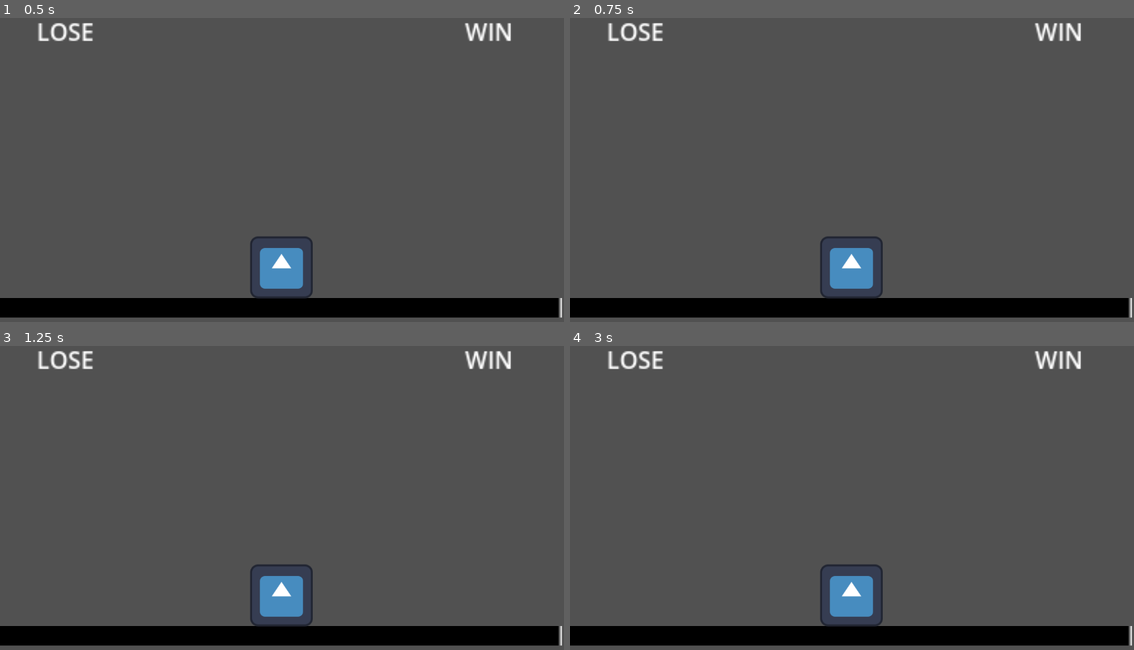
Above: before the commit, frames 1-4 (two rows, left to right).
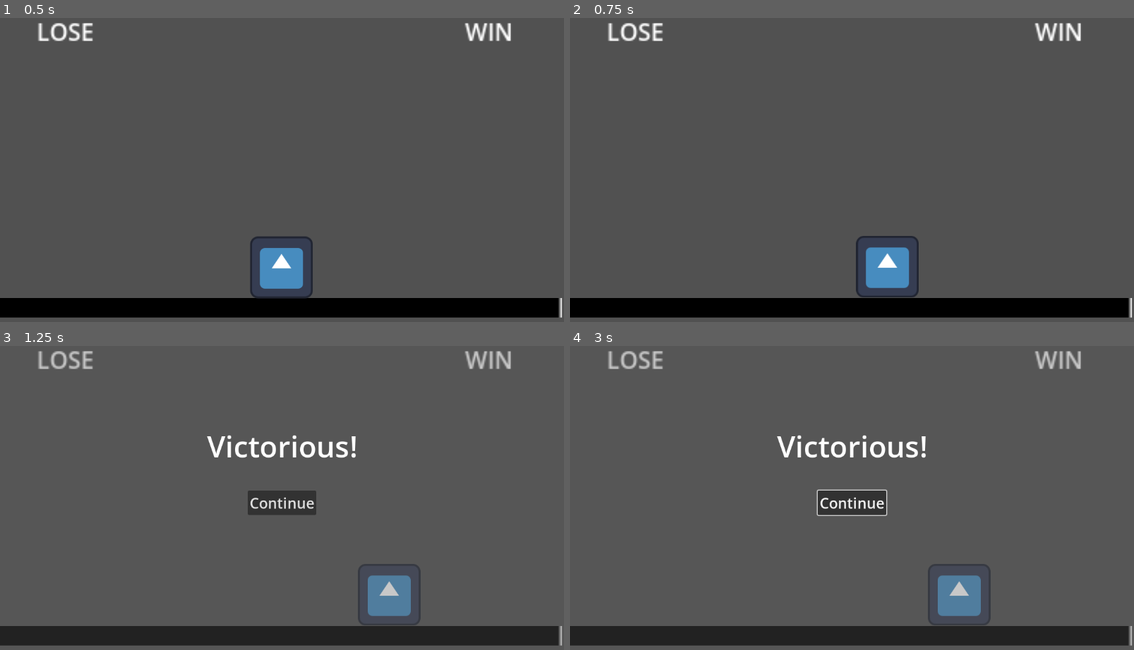
Above: after the commit, the same moments.

Repository: Yessix3/TalesFromDeep
Game: Godot game, scene res://maptree/dummyFight/dummyFight.tscn
Two runs of this game, one before a commit and one after it. Both use one fixed random seed, a clock stepped at 60 frames per second and the inputs below. This scene is started directly instead of the project's main scene. The engine's default icon, where the game draws it, is replaced by a stand-in: a white triangle on a blue panel in a dark square.
Inputs (mouse positions are in pixels of both pictures, inside the frame that each line leads up to):
- Up to frame 1 (0.5 s): no input
- Up to frame 2 (0.75 s): tap Enter at 0.5 s; move the mouse to (976, 157) at 0.52 s; hold Right (Right, bound only after the commit) from 0.53 s (still down); hold Mouse wheel down (scroll_down, bound only after the commit) from 0.53 s (still down); click (976, 157) at 0.67 s
- Up to frame 3 (1.25 s): keep holding Right (Right, bound only after the commit); keep holding Mouse wheel down (scroll_down, bound only after the commit); tap Space (jump) at 0.77 s; tap Mouse wheel up (scroll_up, bound only after the commit) at 0.8 s
- Up to frame 4 (3 s): release Right (Right, bound only after the commit) at 1.25 s; release Mouse wheel down (scroll_down, bound only after the commit) at 1.25 s; click (852, 501) at 1.25 s, where only the run after the commit has a clickable "Continue"; click (852, 501) at 2 s, where only the run after the commit has a clickable "Continue"; tap Space (jump) at 2.75 s; move the mouse to (739, 516) at 2.77 s; hold Right (Right, bound only after the commit) from 2.78 s (still down); tap Mouse wheel up (scroll_up, bound only after the commit) at 2.85 s; click (739, 516) at 2.92 s

Frame 1 is identical in both runs. In frame 2, 3.1% of the frame differs, in the area x 44-62%, y 71-93%; in frame 3, 12%; in frame 4, 12%, in the area x 0-100%, y 1-99%.
Error before the commit: Parse Error: Identifier "EventManager" not declared in the current scope. (res://maptree/dummyFight/dummyFight.gd:20)

Commit message:
alle Fehler von merge behoben

Diff:
--- a/maptree/ui/battle_over_panel.gd
+++ b/maptree/ui/battle_over_panel.gd
@@ -10,7 +10,13 @@
 
 func _ready() -> void:
 	continue_button.pressed.connect(func(): EventManager.fight_won.emit())
-	EventManager.battle_over_screen_requested.connect(show_screen)
+	if not EventManager.battle_over_screen_requested.is_connected(show_screen):
+		EventManager.battle_over_screen_requested.connect(show_screen)
+
+func _exit_tree() -> void:
+	if EventManager.battle_over_screen_requested.is_connected(show_screen):
+		EventManager.battle_over_screen_requested.disconnect(show_screen)
+
 
 
 func show_screen(text: String, type: Type) -> void:
--- a/project.godot
+++ b/project.godot
@@ -14,6 +14,10 @@
 run/main_scene="uid://c7ms5aa0ltk6j"
 config/features=PackedStringArray("4.5", "Forward Plus")
 config/icon="res://icon.svg"
+
+[autoload]
+
+EventManager="*res://maptree/event_manager.gd"
 
 [input]
 
@@ -37,6 +41,31 @@
 "events": [Object(InputEventMouseButton,"resource_local_to_scene":false,"resource_name":"","device":-1,"window_id":0,"a …(258 unchanged characters)…
 ]
 }
+scroll_up={
+"deadzone": 0.2,
+"events": [Object(InputEventMouseButton,"resource_local_to_scene":false,"resource_name":"","device":-1,"window_id":0,"alt_pressed":false,"shift_pressed":false,"ctrl_pressed":false,"meta_pressed":false,"button_mask":0,"position":Vector2(0, 0),"global_position":Vector2(0, 0),"factor":1.0,"button_index":4,"canceled":false,"pressed":false,"double_click":false,"script":null)
+]
+}
+scroll_down={
+"deadzone": 0.2,
+"events": [Object(InputEventMouseButton,"resource_local_to_scene":false,"resource_name":"","device":-1,"window_id":0,"alt_pressed":false,"shift_pressed":false,"ctrl_pressed":false,"meta_pressed":false,"button_mask":0,"position":Vector2(0, 0),"global_position":Vector2(0, 0),"factor":1.0,"button_index":5,"canceled":false,"pressed":false,"double_click":false,"script":null)
+]
+}
+left_mouse={
+"deadzone": 0.2,
+"events": [Object(InputEventMouseButton,"resource_local_to_scene":false,"resource_name":"","device":-1,"window_id":0,"alt_pressed":false,"shift_pressed":false,"ctrl_pressed":false,"meta_pressed":false,"button_mask":0,"position":Vector2(0, 0),"global_position":Vector2(0, 0),"factor":1.0,"button_index":1,"canceled":false,"pressed":false,"double_click":false,"script":null)
+]
+}
+Left={
+"deadzone": 0.2,
+"events": [Object(InputEventKey,"resource_local_to_scene":false,"resource_name":"","device":-1,"window_id":0,"alt_pressed":false,"shift_pressed":false,"ctrl_pressed":false,"meta_pressed":false,"pressed":false,"keycode":0,"physical_keycode":4194319,"key_label":0,"unicode":0,"location":0,"echo":false,"script":null)
+]
+}
+Right={
+"deadzone": 0.2,
+"events": [Object(InputEventKey,"resource_local_to_scene":false,"resource_name":"","device":-1,"window_id":0,"alt_pressed":false,"shift_pressed":false,"ctrl_pressed":false,"meta_pressed":false,"pressed":false,"keycode":0,"physical_keycode":4194321,"key_label":0,"unicode":0,"location":0,"echo":false,"script":null)
+]
+}
 
 [layer_names]
 
